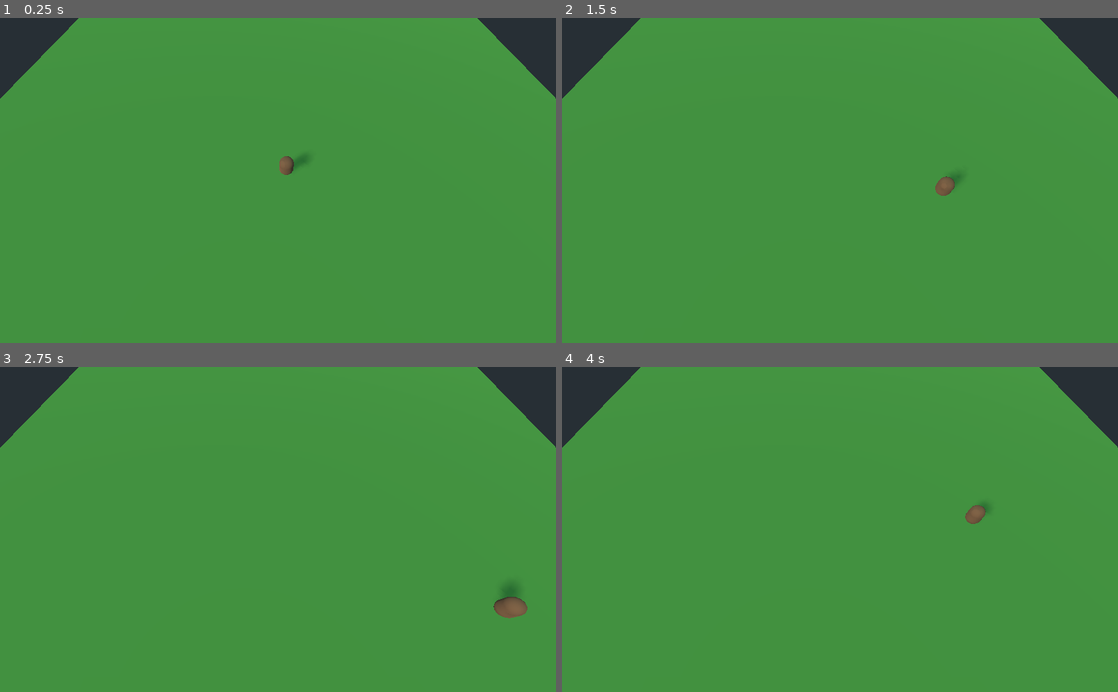
Above: before the commit, frames 1-4 (two rows, left to right).
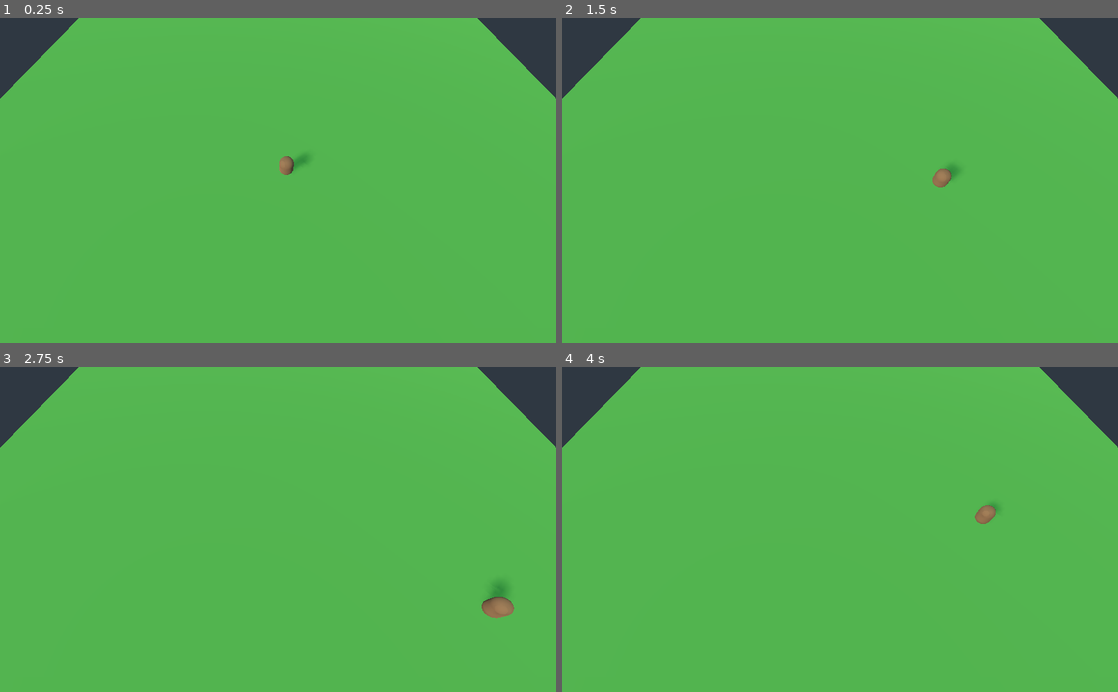
Above: after the commit, the same moments.

Repository: bmolyneaux/GGJ2020
Game: Godot game, scene res://Level/Level.tscn
Same seed, same stepped clock (60 frames per second), same inputs: the game is played once before the commit and once after it.
Inputs:
- Up to frame 1 (0.25 s): no input
- Up to frame 2 (1.5 s): tap Enter at 0.5 s; hold D 0.53-1.28 s; hold S from 1.28 s (still down)
- Up to frame 3 (2.75 s): release S at 2.03 s; hold D from 2.03 s (still down)
- Up to frame 4 (4 s): release D at 2.78 s; hold W 2.78-3.53 s; hold A from 3.53 s (still down)

The runs differ from the first frame. In frame 1, 96% of the frame differs, in the area x 0-100%, y 0-100%; in frame 2, 96%; in frame 3, 96%; in frame 4, 96%.

Commit message:
PlayerController and smooth movement

Diff:
--- a/Level/Level.tscn
+++ b/Level/Level.tscn
@@ -1,6 +1,7 @@
-[gd_scene load_steps=7 format=2]
+[gd_scene load_steps=8 format=2]
 
 [ext_resource path="res://Repairer/Repairer.tscn" type="PackedScene" id=1]
+[ext_resource path="res://Repairer/PlayerController.gd" type="Script" id=2]
 
 [sub_resource type="BoxShape" id=1]
 
@@ -14,6 +15,7 @@
 [sub_resource type="Environment" id=6]
 background_mode = 2
 background_sky = SubResource( 5 )
+tonemap_mode = 2
 
 [node name="Spatial" type="Spatial"]
 
@@ -32,6 +34,9 @@
 [node name="Repairer" parent="." instance=ExtResource( 1 )]
 transform = Transform( 1, 0, 0, 0, 1, 0, 0, 0, 1, 0.232886, 0.1, -0.229604 )
 
+[node name="PlayerController" type="Node" parent="Repairer"]
+script = ExtResource( 2 )
+
 [node name="CameraOrigin" type="Spatial" parent="."]
 transform = Transform( 1, 0, 0, 0, 0.535208, 0.84472, 0, -0.84472, 0.535208, 0, 0, 0 )
 
--- /dev/null
+++ b/Repairer/PlayerController.gd
@@ -0,0 +1,15 @@
+extends Node
+
+func _physics_process(delta):
+	var input = Vector2(0, 0)
+
+	if Input.is_key_pressed(KEY_W):
+		input.y -= 1
+	if Input.is_key_pressed(KEY_A):
+		input.x -= 1
+	if Input.is_key_pressed(KEY_S):
+		input.y += 1
+	if Input.is_key_pressed(KEY_D):
+		input.x += 1
+
+	(get_parent() as Repairer).set_input(input)
--- a/Repairer/repairer.gd
+++ b/Repairer/repairer.gd
@@ -1,19 +1,19 @@
 extends KinematicBody
+class_name Repairer
 
-export var speed := 200
+export var acceleration := 10
+export var max_speed := 200
+var speed := Vector2(0, 0)
+var input : Vector2
 
 func _physics_process(delta):
-	var input = Vector2(0, 0)
+	var desired_speed = input * max_speed
 
-	if Input.is_key_pressed(KEY_W):
-		input.y -= 1
-	if Input.is_key_pressed(KEY_A):
-		input.x -= 1
-	if Input.is_key_pressed(KEY_S):
-		input.y += 1
-	if Input.is_key_pressed(KEY_D):
-		input.x += 1
+	speed = lerp(speed, desired_speed, 0.2)
 
-	var movement = Vector3(input.x, 0, input.y) * delta * speed
+	var movement = Vector3(speed.x, 0, speed.y) * delta
 
 	move_and_slide(movement, Vector3(0, 1, 0))
+
+func set_input(value : Vector2):
+	input = value
--- a/project.godot
+++ b/project.godot
@@ -8,9 +8,14 @@
 
 config_version=4
 
-_global_script_classes=[  ]
+_global_script_classes=[ {
+"base": "KinematicBody",
+"class": "Repairer",
+"language": "GDScript",
+"path": "res://Repairer/repairer.gd"
+} ]
 _global_script_class_icons={
-
+"Repairer": ""
 }
 
 [application]
